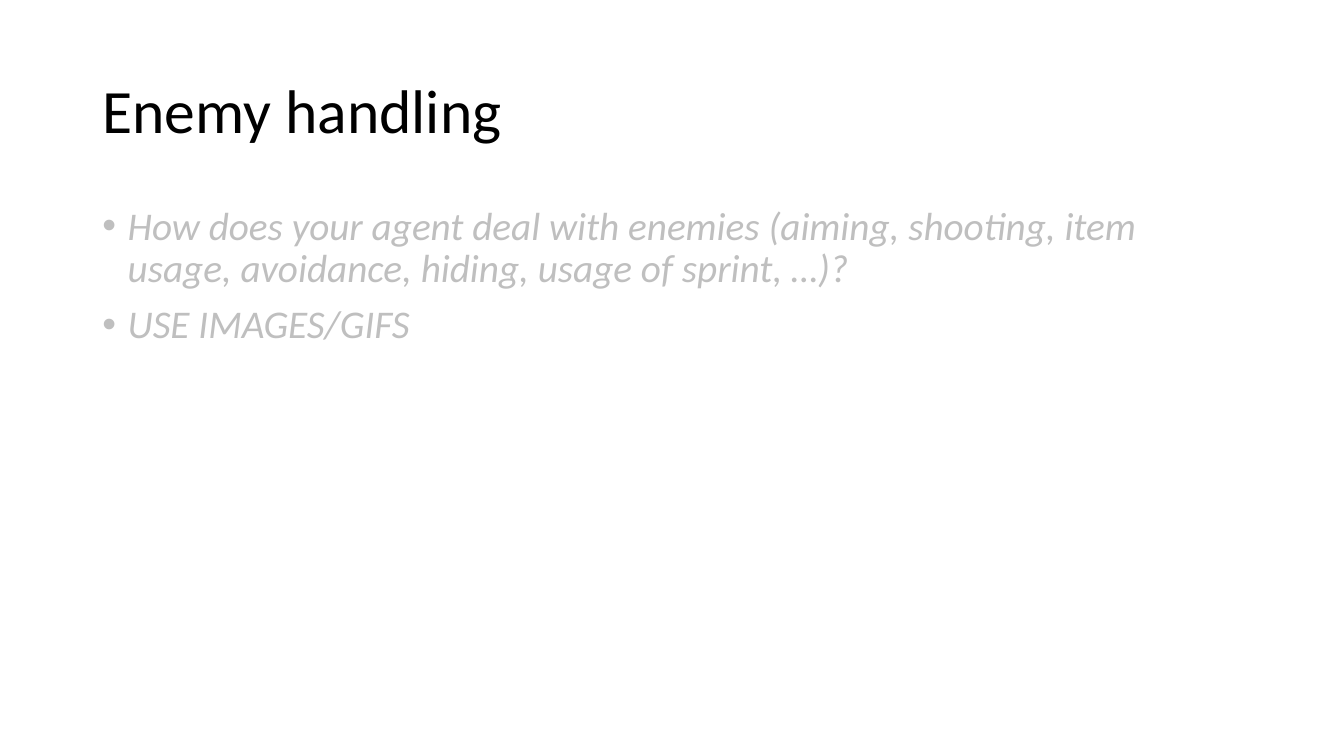
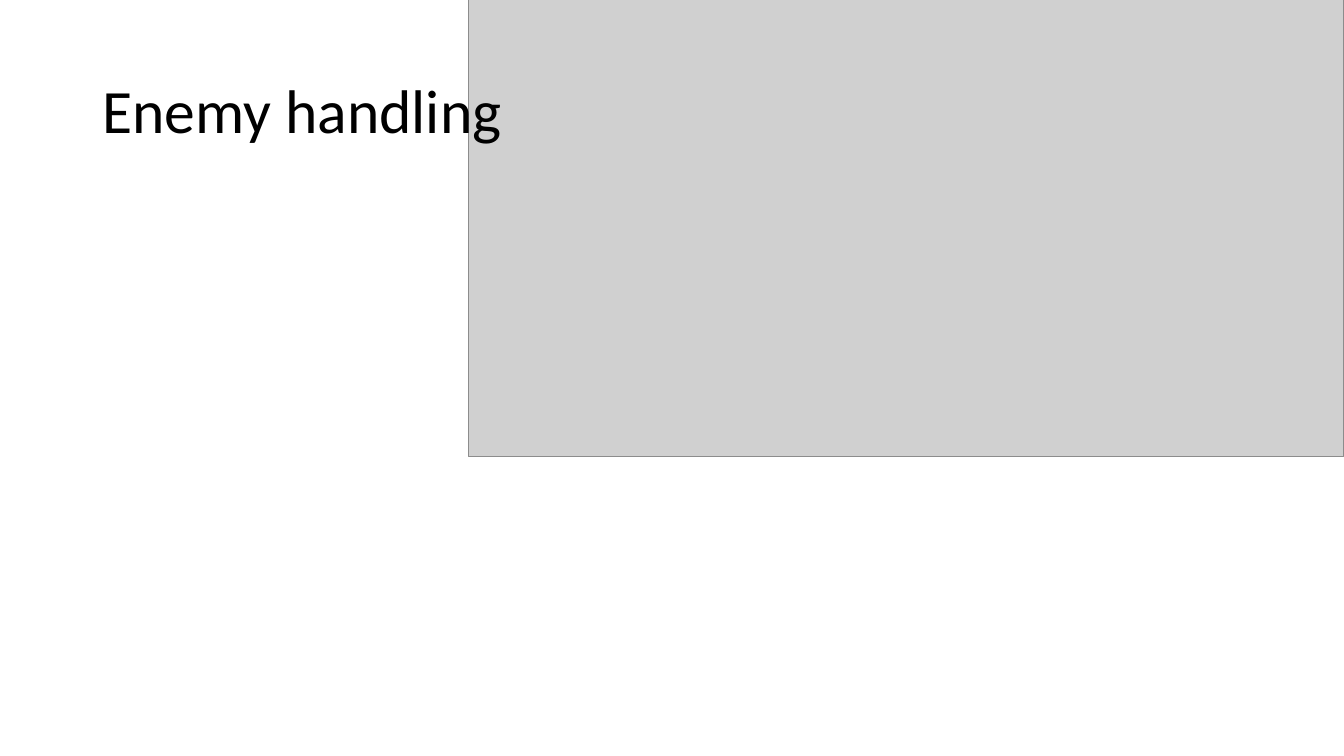
Before and after one commit to DAE-GD-2025-2026/gameai-zombie-Thymme-Mouchrique, a slide deck: slide 3 of GPP_ZombieAI_MouchriqueThymme_2DAE19.pptx. Drawn at 1344x756 pixels with LibreOffice and Linux fonts; fonts in the diff are those of the drawing; grey boxes stand for pictures. Boxes give left, top, right and bottom in pixels: in the first picture for what was removed or moved away, otherwise in the second. Text is boxed around its words. In the diff, an @@ line names an element or a change of style, - is before the commit and + after.

Commit message:
Update pptx & fix player stuck
Fix player being stuck after entering firing state but not having enough ammo to kill enemy

```diff
--- a/GPP_ZombieAI_MouchriqueThymme_2DAE19.pptx
+++ b/GPP_ZombieAI_MouchriqueThymme_2DAE19.pptx
@@ picture added at bbox=[469, 0, 1344, 457] @@
@@ text removed at bbox=[128, 212, 1136, 340] @@
-• How does your agent deal with enemies (aiming, shooting, item usage, avoidance, hiding, usage of sprint, …)?
-• USE IMAGES/GIFS
```
Also in this commit, not shown: 4 other slides changed, 1 other file.
